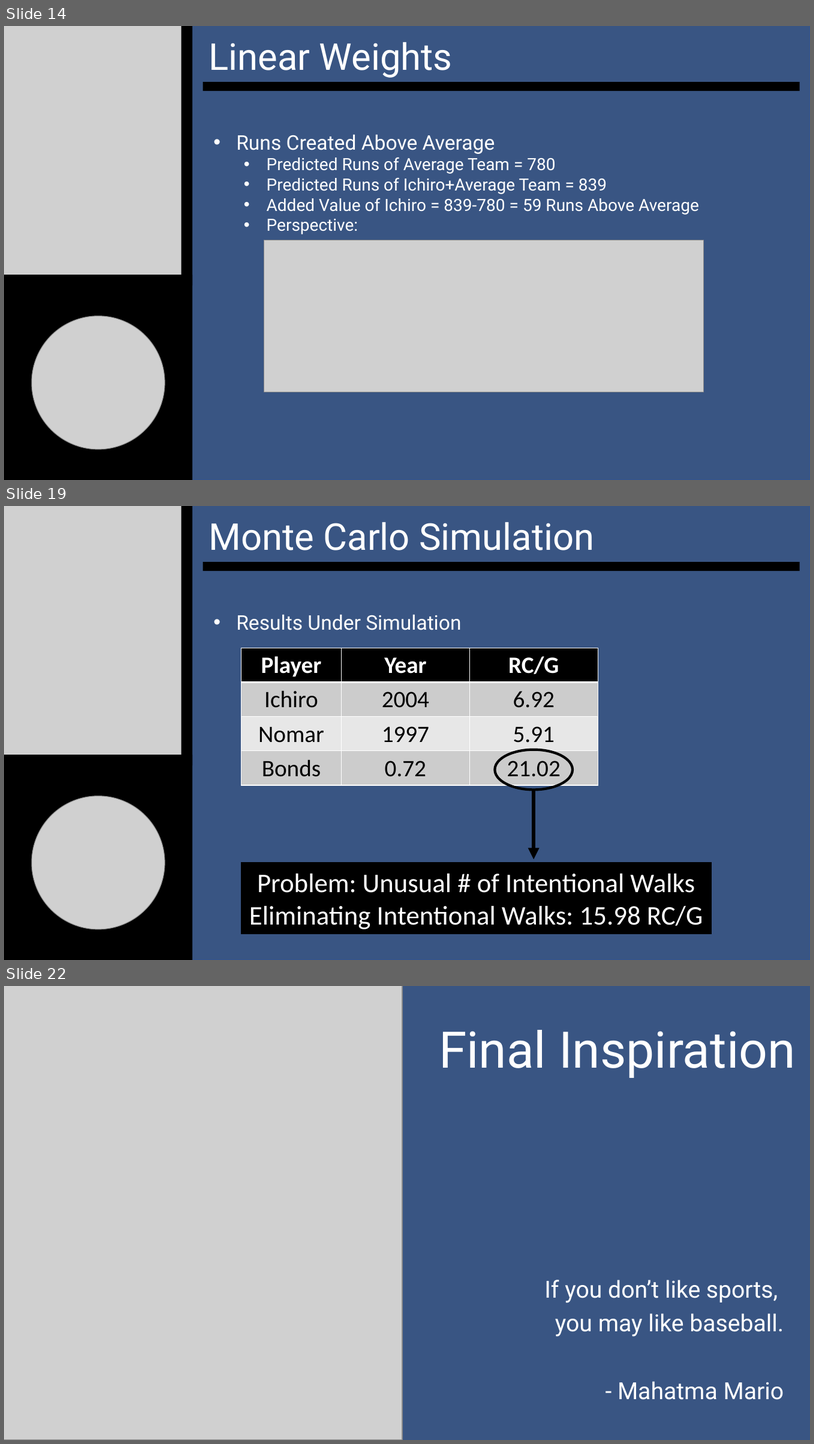
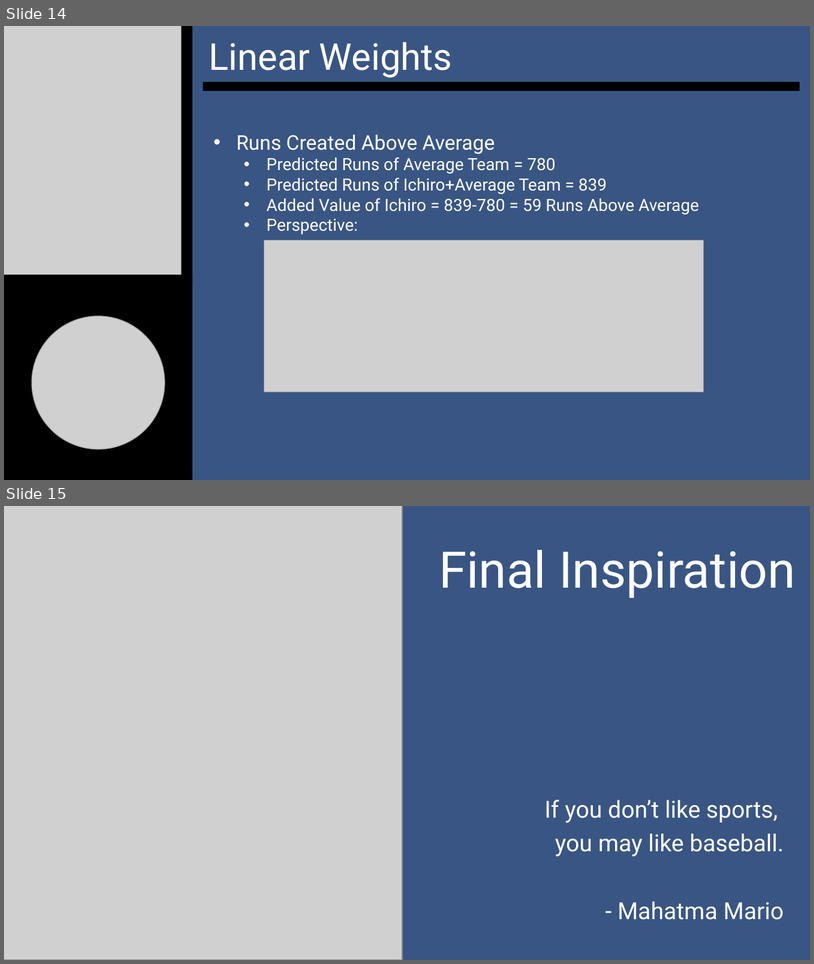
Before and after one commit to SuperMarioGiacomazzo/STOR390_WEBSITE, a slide deck: Slides/Baseball 3/Baseball_3_Lecture.pptx. Shown one above the other, each under a label of ours: slides 14, 19 and 22 before the commit, slides 14 and 15 after it; the slides between them are not shown. The pictures are 814x1444 and 814x964 pixels, drawn with LibreOffice and Linux fonts; fonts in the diff are those of the drawing; grey boxes stand for pictures. Boxes give left, top, right and bottom in pixels: in the first picture for what was removed or moved away, otherwise in the second. Text is boxed around its words. In the diff, an @@ line names an element or a change of style, - is before the commit and + after.

```diff
--- a/Slides/Baseball 3/Baseball_3_Lecture.pptx
+++ b/Slides/Baseball 3/Baseball_3_Lecture.pptx
@@ slide 19 removed at bbox=[4, 506, 810, 960], background #FFFFFF @@
@@ rectangle removed at bbox=[4, 506, 810, 960] @@
@@ picture removed at bbox=[4, 506, 182, 765] @@
@@ rectangle removed at bbox=[182, 506, 193, 765] @@
@@ subtitle removed at bbox=[209, 522, 594, 550] @@
-Monte Carlo Simulation
@@ rectangle removed at bbox=[203, 562, 800, 571] @@
@@ text removed at bbox=[236, 615, 461, 630] @@
-• Results Under Simulation
@@ table removed at bbox=[241, 648, 598, 785], 4 rows, 3 columns @@
-Player | Year | RC/G
-Ichiro | 2004 | 6.92
-Nomar | 1997 | 5.91
-Bonds | 0.72 | 21.02
@@ rectangle removed at bbox=[4, 754, 193, 960] @@
@@ ellipse removed at bbox=[495, 749, 573, 789] @@
@@ arrow removed from (534, 790) to (534, 859) @@
@@ picture removed at bbox=[32, 796, 165, 929] @@
@@ rectangle removed at bbox=[241, 862, 712, 934] @@
-Problem: Unusual # of Intentional Walks
-Eliminating Intentional Walks: 15.98 RC/G
@@ what was slide 22 is now slide 15 @@
```
Also in this commit, not shown: 6 other slides removed, 19 other files.
